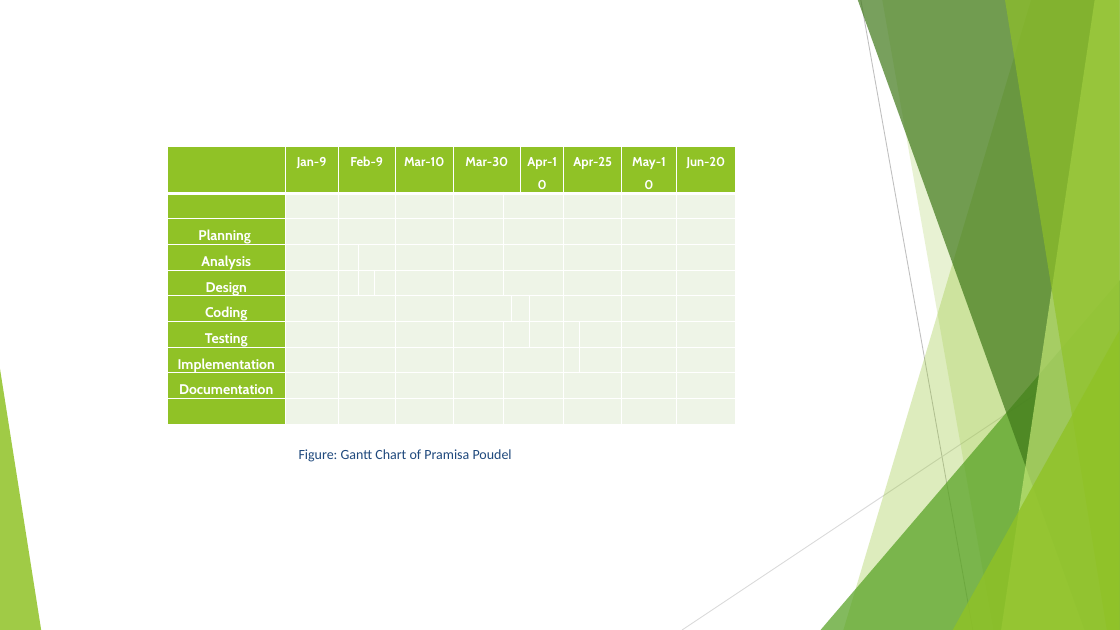
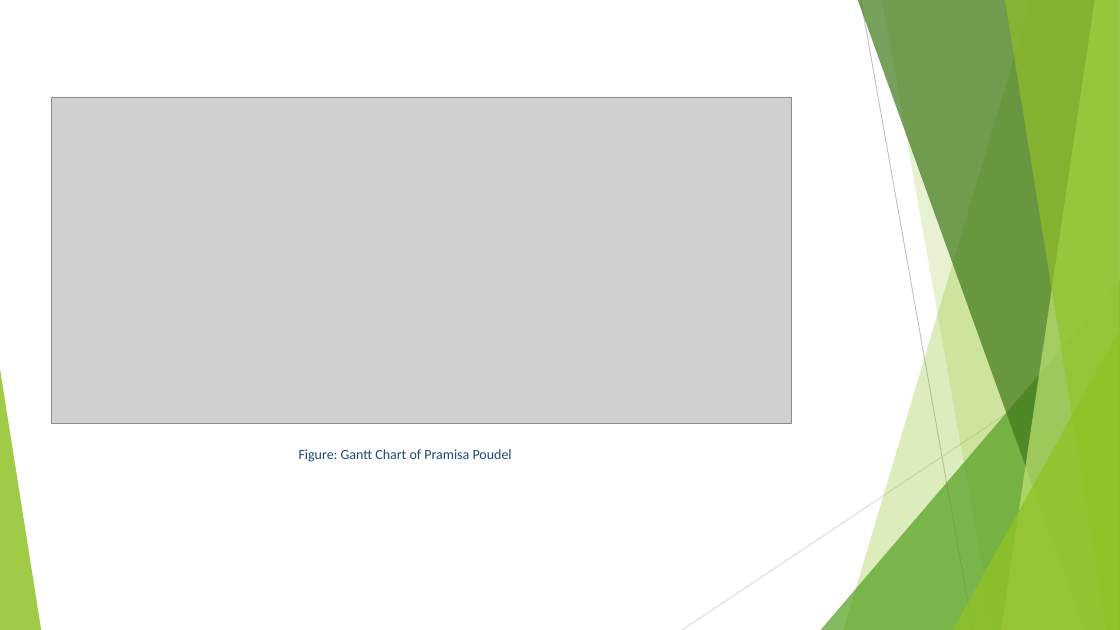
Before and after one commit to Unicodist/Mmc-Backend, a slide deck: slide 12 of Mmc.Documentation/Eight semester Presentation1.pptx. Drawn at 1120x630 pixels with LibreOffice and Linux fonts; fonts in the diff are those of the drawing; grey boxes stand for pictures. Boxes give left, top, right and bottom in pixels: in the first picture for what was removed or moved away, otherwise in the second. Text is boxed around its words. In the diff, an @@ line names an element or a change of style, - is before the commit and + after.

```diff
--- a/Mmc.Documentation/Eight semester Presentation1.pptx
+++ b/Mmc.Documentation/Eight semester Presentation1.pptx
@@ picture added at (52,97,792,423) @@
@@ table removed at (167,146,734,398), 10 rows, 15 columns @@
- | Jan-9 | Feb-9 |  |  | Mar-10 | Mar-30 |  |  | Apr-10 |  | Apr-25 |  | May-10 | Jun-20
- |  |  |  |  |  |  |  |  |  |  |  |  |  | 
-Planning |  |  |  |  |  |  |  |  |  |  |  |  |  | 
-Analysis |  |  |  |  |  |  |  |  |  |  |  |  |  | 
-Design |  |  |  |  |  |  |  |  |  |  |  |  |  | 
-Coding |  |  |  |  |  |  |  |  |  |  |  |  |  | 
-Testing |  |  |  |  |  |  |  |  |  |  |  |  |  | 
-Implementation |  |  |  |  |  |  |  |  |  |  |  |  |  | 
-Documentation |  |  |  |  |  |  |  |  |  |  |  |  |  | 
- |  |  |  |  |  |  |  |  |  |  |  |  |  | 
```
Also in this commit, not shown: 1 other slide changed, 2 other files.
